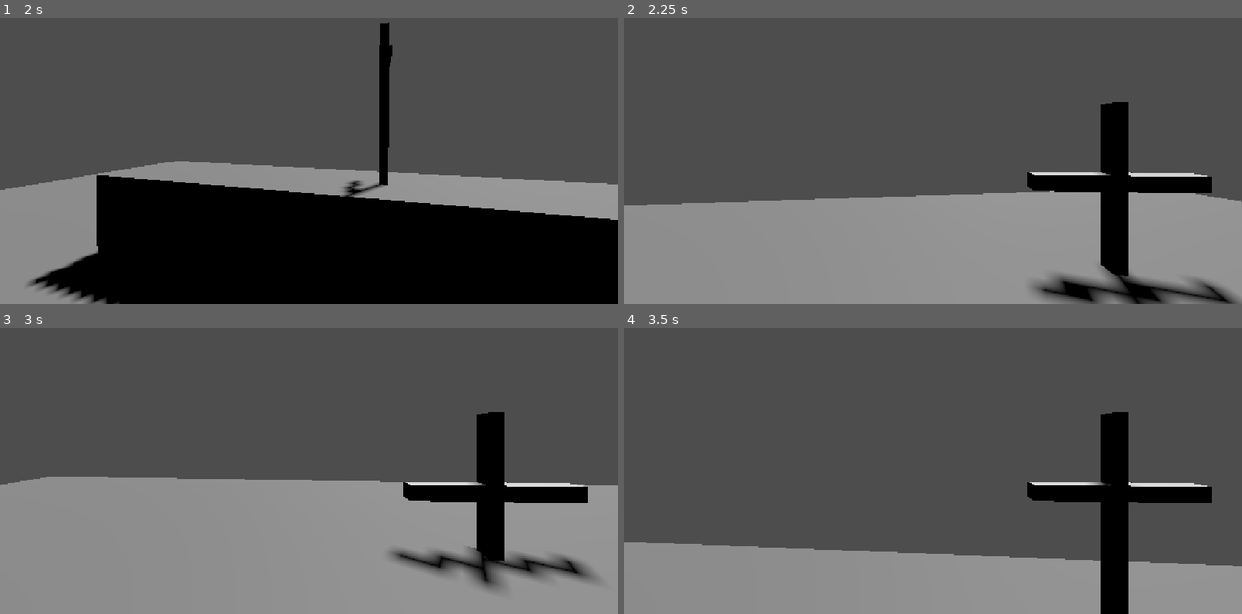
Above: before the commit, frames 1-4 (two rows, left to right).
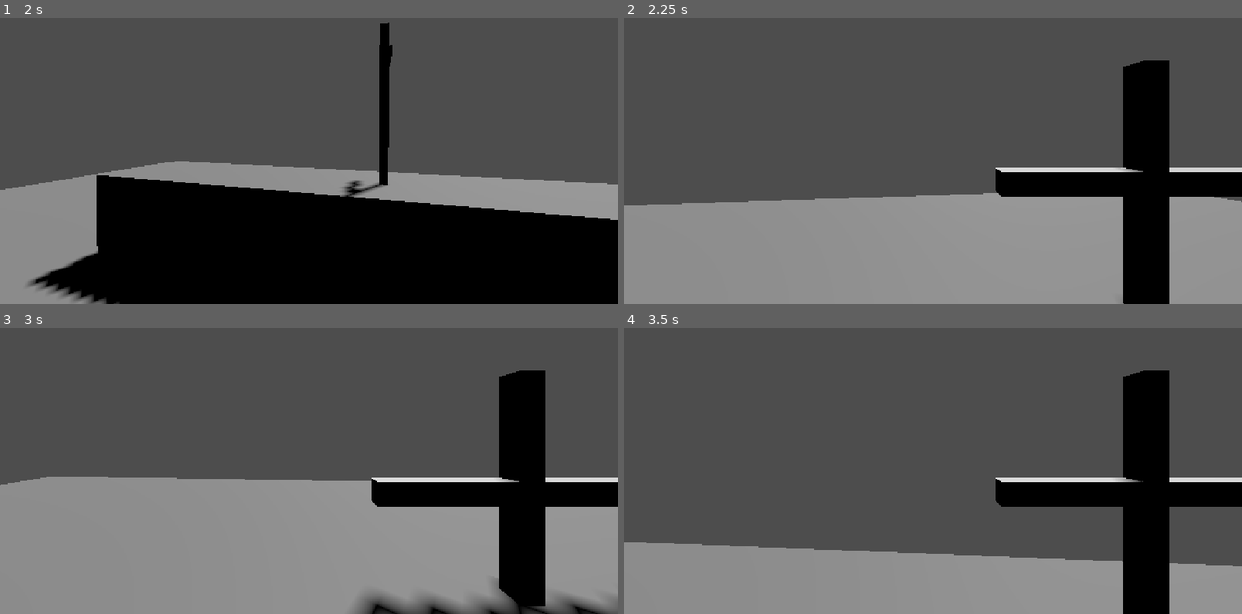
Above: after the commit, the same moments.

Repository: FreakGames67/HouseofFear
Game: Godot game, scene res://scenes/test_map.tscn
Two runs of this game, one before a commit and one after it. Both use one fixed random seed, a clock stepped at 60 frames per second and the inputs below.
Inputs (mouse positions are in pixels of both pictures, inside the frame that each line leads up to):
- Up to frame 1 (2 s): move the mouse to (339, 129) at 0.52 s; hold Shift (Shift) 0.53-1.28 s; hold W (forward) from 0.53 s (still down); tap Space (JUMP) at 0.77, 1.52 s; move the mouse to (278, 132) at 1.27 s; tap Shift (Shift) at 1.35 s
- Up to frame 2 (2.25 s): keep holding W (forward); move the mouse to (945, 123) at 2.02 s; hold Shift (Shift) from 2.03 s (still down)
- Up to frame 3 (3 s): keep holding W (forward); tap Enter at 2.75 s; move the mouse to (302, 445) at 2.77 s; release Shift (Shift) at 2.78 s; tap Shift (Shift) at 2.85 s
- Up to frame 4 (3.5 s): keep holding W (forward); tap Space (JUMP) at 3.02 s

Frame 1 is identical in both runs. In frame 2, 11% of the frame differs, in the area x 60-100%, y 14-100%; in frame 3, 12%, in the area x 57-100%, y 14-100%; in frame 4, 9.5%.

Commit message:
добавил меню на esc

Diff:
--- /dev/null
+++ b/control.gd
@@ -0,0 +1,39 @@
+extends Control
+
+signal some_signal
+
+func _ready() -> void:
+	visible = false
+	some_signal.connect(some_func)
+
+	# МАГИЯ ДЛЯ ПАУЗЫ: Разрешаем этому UI работать, даже когда вся игра заморожена!
+	process_mode = Node.PROCESS_MODE_ALWAYS
+
+func some_func() -> void:
+	pass
+
+func _process(delta: float) -> void:
+	# Убрали постоянный спам emit_signal из process!
+
+	# Исправь 'escape' на точное имя из твоего Input Map
+	if Input.is_action_just_pressed('escepe'):
+		if visible:
+			# Если меню БЫЛО ВИДНО, значит мы ВЫХОДИМ из паузы обратно в игру
+			Input.mouse_mode = Input.MOUSE_MODE_CAPTURED
+			visible = false # ОШИБКА ИСПРАВЛЕНА: тут должно быть false, чтобы спрятать меню!
+			get_tree().paused = false
+		else:
+			# Если меню БЫЛО СКРЫТО, значит мы ВКЛЮЧАЕМ паузу
+			Input.mouse_mode = Input.MOUSE_MODE_VISIBLE
+			visible = true
+			get_tree().paused = true
+
+
+func _on_restart_pressed() -> void:
+	# ВАЖНО: Перед перезапуском сцены обязательно снимаем паузу,
+	# иначе новый уровень загрузится сразу замороженным!
+	get_tree().paused = false
+	get_tree().reload_current_scene()
+
+func _on_exit_pressed() -> void:
+	get_tree().quit()
--- a/project.godot
+++ b/project.godot
@@ -70,6 +70,11 @@
 "events": [Object(InputEventMouseButton,"resource_local_to_scene":false,"resource_name":"","device":-1,"window_id":0,"a …(258 unchanged characters)…
 ]
 }
+escepe={
+"deadzone": 0.2,
+"events": [Object(InputEventKey,"resource_local_to_scene":false,"resource_name":"","device":-1,"window_id":0,"alt_pressed":false,"shift_pressed":false,"ctrl_pressed":false,"meta_pressed":false,"pressed":false,"keycode":0,"physical_keycode":4194305,"key_label":0,"unicode":0,"location":0,"echo":false,"script":null)
+]
+}
 
 [internationalization]
 
--- /dev/null
+++ b/scenes/crucifixion.tscn
@@ -0,0 +1,16 @@
+[gd_scene format=3 uid="uid://1hctbcxgg5d2"]
+
+[ext_resource type="PackedScene" uid="uid://0kw7env4igis" path="res://assets/Crucifixion.glb" id="1_0nnin"]
+
+[sub_resource type="Animation" id="Animation_0nnin"]
+resource_name = "Ran"
+
+[sub_resource type="AnimationLibrary" id="AnimationLibrary_j03ec"]
+_data = {
+&"Ran": SubResource("Animation_0nnin")
+}
+
+[node name="Crucifixion" unique_id=687582548 instance=ExtResource("1_0nnin")]
+
+[node name="AnimationPlayer" type="AnimationPlayer" parent="." index="2" unique_id=679554346]
+libraries/ = SubResource("AnimationLibrary_j03ec")
--- /dev/null
+++ b/scenes/menu.tscn
@@ -0,0 +1,31 @@
+[gd_scene format=3 uid="uid://b10bvjucxgvyl"]
+
+[ext_resource type="Script" uid="uid://crda2yena36ny" path="res://control.gd" id="1_yqeox"]
+
+[node name="Menu" type="CanvasLayer" unique_id=1128986672]
+
+[node name="Control" type="Control" parent="." unique_id=33838913]
+layout_mode = 3
+anchors_preset = 0
+offset_right = 1153.0
+offset_bottom = 648.0
+script = ExtResource("1_yqeox")
+
+[node name="Restart" type="Button" parent="Control" unique_id=1943989708]
+layout_mode = 0
+offset_left = 465.0
+offset_top = 244.0
+offset_right = 691.0
+offset_bottom = 297.0
+text = "Restart"
+
+[node name="Exit" type="Button" parent="Control" unique_id=1239177735]
+layout_mode = 0
+offset_left = 465.0
+offset_top = 315.0
+offset_right = 691.0
+offset_bottom = 368.0
+text = "Exit"
+
+[connection signal="pressed" from="Control/Restart" to="Control" method="_on_restart_pressed"]
+[connection signal="pressed" from="Control/Exit" to="Control" method="_on_exit_pressed"]
--- a/scenes/player.tscn
+++ b/scenes/player.tscn
@@ -2,8 +2,9 @@
 
 [ext_resource type="Script" uid="uid://cvys5ey1s8jy5" path="res://scripts/player.gd" id="1_3vyb7"]
 [ext_resource type="Script" uid="uid://djmd26t6ihvj6" path="res://scripts/camera_pivot.gd" id="2_g2els"]
-[ext_resource type="PackedScene" uid="uid://0kw7env4igis" path="res://assets/Crucifixion.glb" id="3_qhqgy"]
+[ext_resource type="PackedScene" uid="uid://1hctbcxgg5d2" path="res://scenes/crucifixion.tscn" id="3_dqkch"]
 [ext_resource type="Script" uid="uid://cgjbxqc8pvg1y" path="res://scripts/area_3d.gd" id="4_dqkch"]
+[ext_resource type="PackedScene" uid="uid://b10bvjucxgvyl" path="res://scenes/menu.tscn" id="5_qlg0r"]
 
 [sub_resource type="CapsuleShape3D" id="CapsuleShape3D_g2els"]
 
@@ -23,8 +24,8 @@
 [node name="Camera3D" type="Camera3D" parent="CameraPivot" unique_id=604922543]
 transform = Transform3D(1, 0, 0, 0, 1, 0, 0, 0, 1, 0, 0.38352847, 0)
 
-[node name="Crucifixion" parent="CameraPivot" unique_id=687582548 instance=ExtResource("3_qhqgy")]
-transform = Transform3D(0.026620831, 0, 0.3710129, 0, 0.44626004, 0, -0.5283374, 0, 0.018693876, 0.6993046, 0.12213147, -0.8733565)
+[node name="Crucifixion" parent="CameraPivot" unique_id=687582548 instance=ExtResource("3_dqkch")]
+transform = Transform3D(-2.2074252e-08, 0, 0.505, 0, 0.505, 0, -0.505, 0, -2.2074252e-08, 0.618, 0.164, -0.66)
 visible = false
 
 [node name="Area3D" type="Area3D" parent="." unique_id=1731063227 groups=["Player"]]
@@ -33,4 +34,6 @@
 [node name="CollisionShape3D" type="CollisionShape3D" parent="Area3D" unique_id=881198450]
 shape = SubResource("CapsuleShape3D_2wtta")
 
+[node name="Menu" parent="." unique_id=1128986672 instance=ExtResource("5_qlg0r")]
+
 [connection signal="area_entered" from="Area3D" to="Area3D" method="_on_area_entered"]
Not shown, added: control.gd.uid
